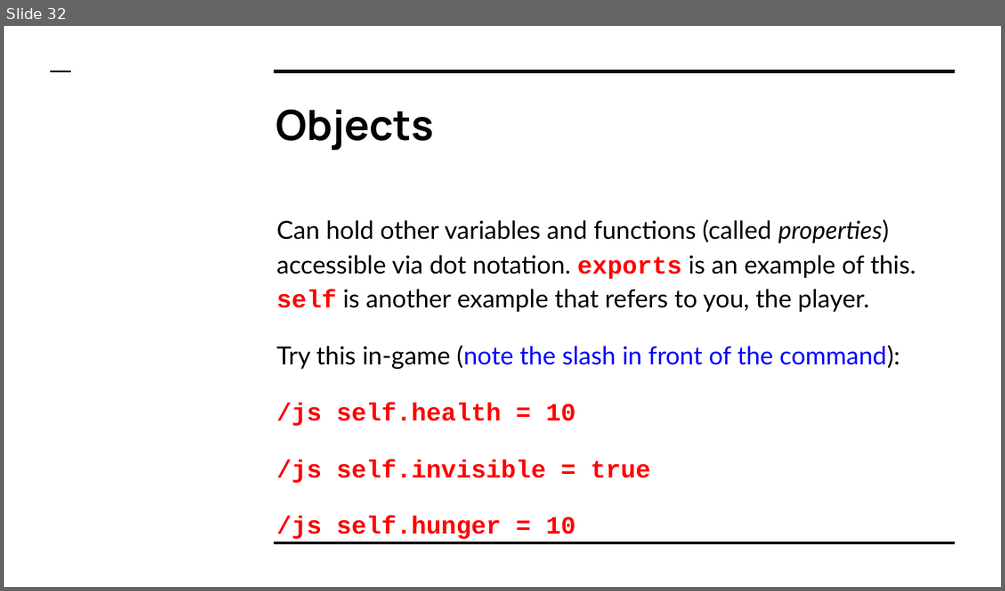
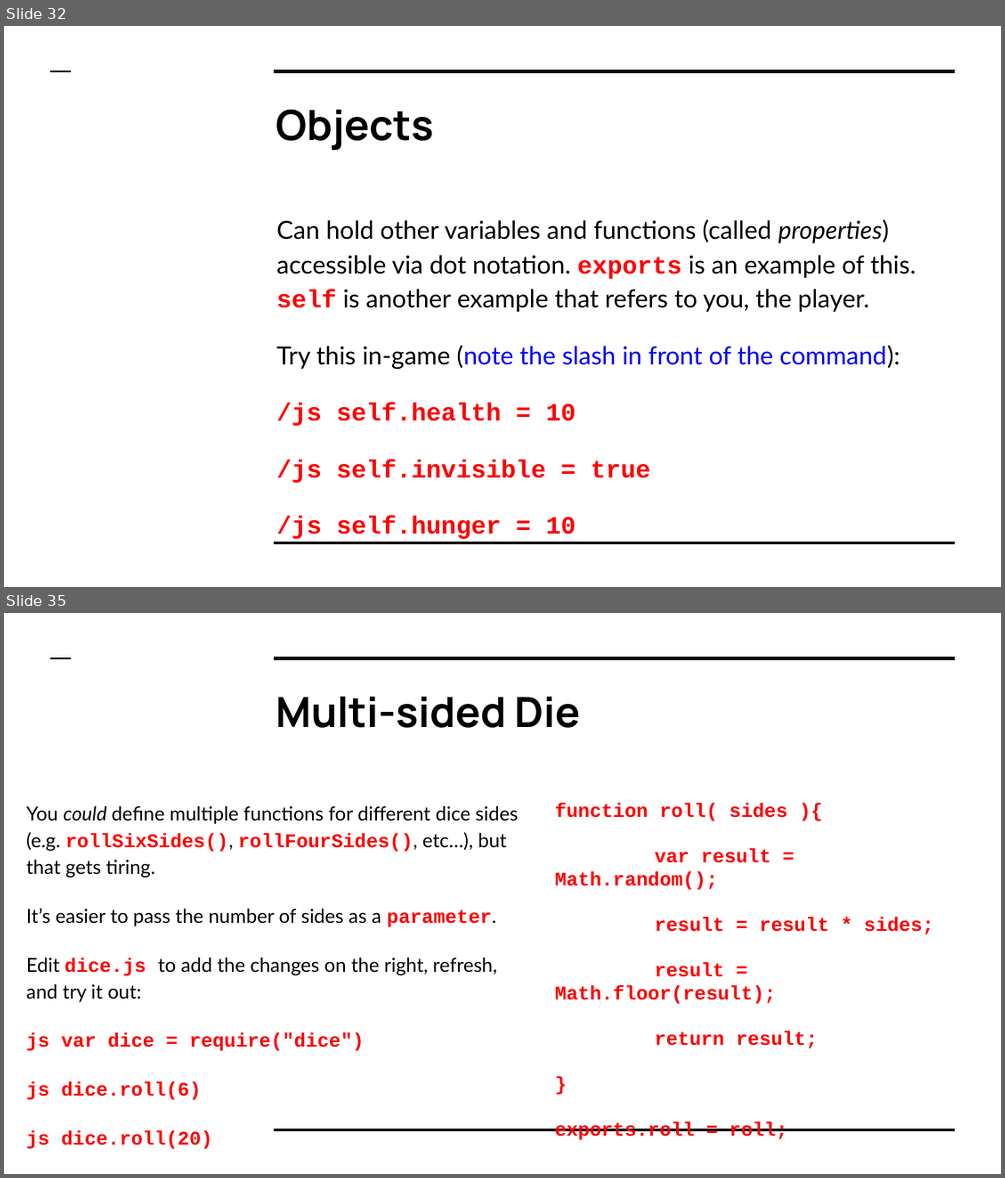
Before and after one commit to LetsCodeBlacksburg/ScriptCraft, a slide deck: slides/ScriptCraft- Day 01 (Getting Started).pptx. Shown one above the other, each under a label of ours: slide 32 before the commit, slides 32 and 35 after it; the slides between them are not shown. The pictures are 1005x591 and 1005x1178 pixels, drawn with LibreOffice and Linux fonts; fonts in the diff are those of the drawing; background and template pictures are left out. Boxes give left, top, right and bottom in pixels: in the first picture for what was removed or moved away, otherwise in the second. Text is boxed around its words. In the diff, an @@ line names an element or a change of style, - is before the commit and + after.

```diff
--- a/slides/ScriptCraft- Day 01 (Getting Started).pptx
+++ b/slides/ScriptCraft- Day 01 (Getting Started).pptx
@@ slide 35 added at (4, 613, 1001, 1174), background picture (left out); not listed: 3 template elements that a slide beside it also shows @@
@@ title added at (275, 696, 580, 728), 30 pt, text #000000, bold @@
+Multi-sided Die
@@ text added at (26, 806, 518, 1100), 14 pt, text #000000 @@
+You could define multiple functions for different dice sides (e.g. rollSixSides(), rollFourSides(), etc…), but that gets tiring.
+It’s easier to pass the number of sides as a parameter.
+Edit dice.js to add the changes on the right, refresh, and try it out:
+js var dice = require("dice")
+js dice.roll(6)
+js dice.roll(20)
@@ text added at (555, 803, 933, 1140), 14 pt, text #FF0000, bold @@
+function roll( sides ){
+var result = Math.random();
+result = result * sides;
+result = Math.floor(result);
+return result;
+}
+exports.roll = roll;
```
Also in this commit, not shown: 16 other slides added, 1 other file.
